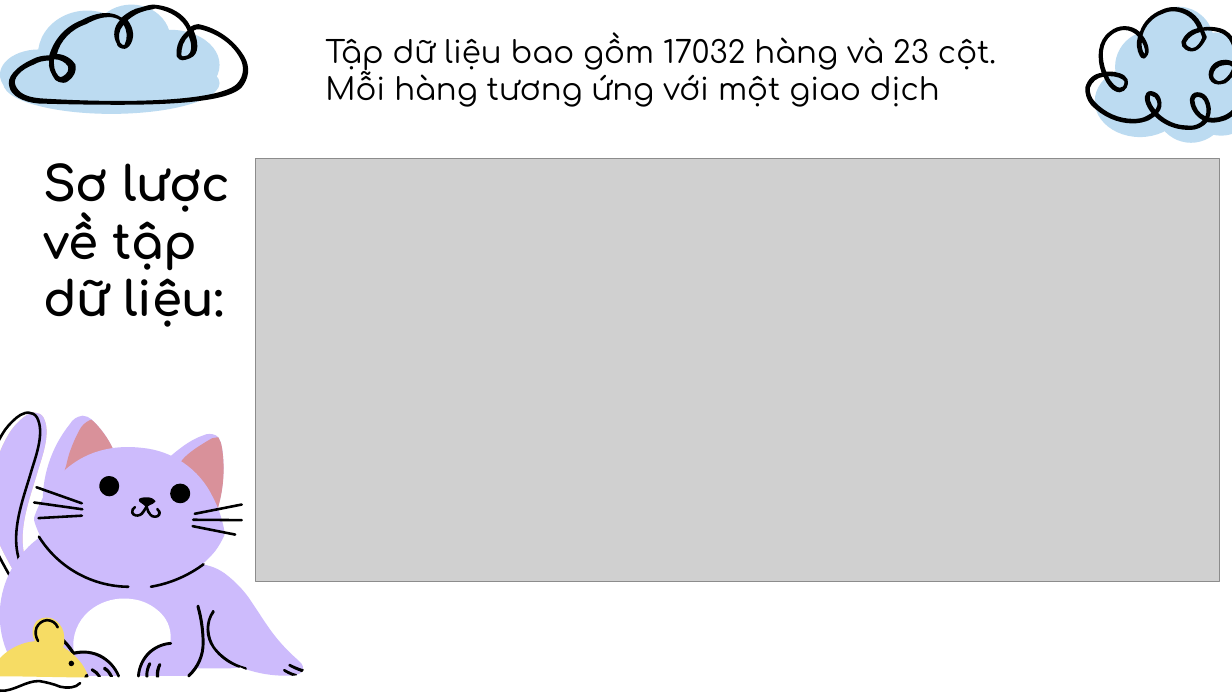
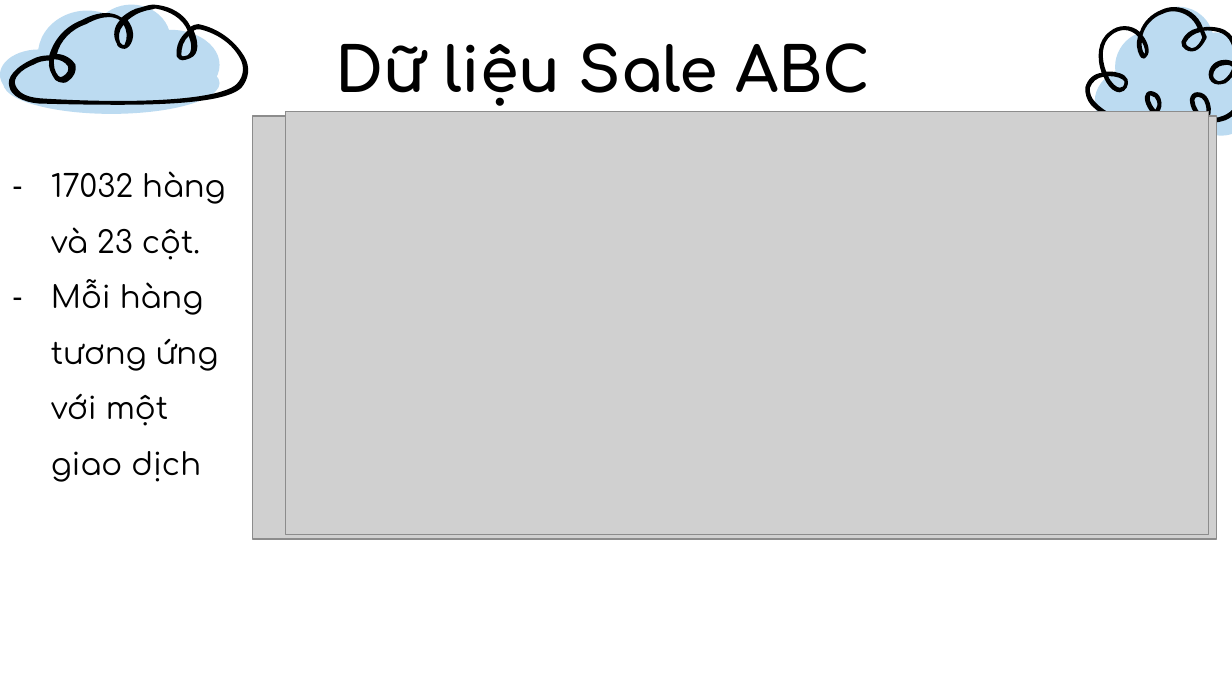
Before and after one commit to TCSMFrogdance/abc, a slide deck: slide 7 of report/NCKH_n2_DinhTuanAnh_VanSy [Autosaved].pptx. Drawn at 1232x693 pixels with LibreOffice and Linux fonts; fonts in the diff are those of the drawing; grey boxes stand for pictures; background and template pictures are left out. Boxes give left, top, right and bottom in pixels: in the first picture for what was removed or moved away, otherwise in the second. Text is boxed around its words. In the diff, an @@ line names an element or a change of style, - is before the commit and + after.

```diff
--- a/report/NCKH_n2_DinhTuanAnh_VanSy [Autosaved].pptx
+++ b/report/NCKH_n2_DinhTuanAnh_VanSy [Autosaved].pptx
@@ text added at <box>335,43,870,106</box>, 36 pt, text #000000, bold @@
+Dữ liệu Sale ABC
@@ picture: place and size @@
-picture at <box>256,159,1220,582</box>
+picture at <box>253,116,1216,538</box>
@@ picture added at <box>286,111,1209,533</box> @@
@@ text removed at <box>43,163,230,327</box> @@
-Sơ lược về tập dữ liệu:
@@ subtitle at <box>51,171,225,482</box>: text changed @@
-Tập dữ liệu bao gồm 17032 hàng và 23 cột. Mỗi hàng tương ứng với một giao dịch
+– 17032 hàng và 23 cột.
+– Mỗi hàng tương ứng với một giao dịch
@@ group removed at <box>0,413,303,692</box>: 42 freeform shapes @@
```
Also in this commit, not shown: 3 other slides changed, 1 slide added, 1 slide removed.
